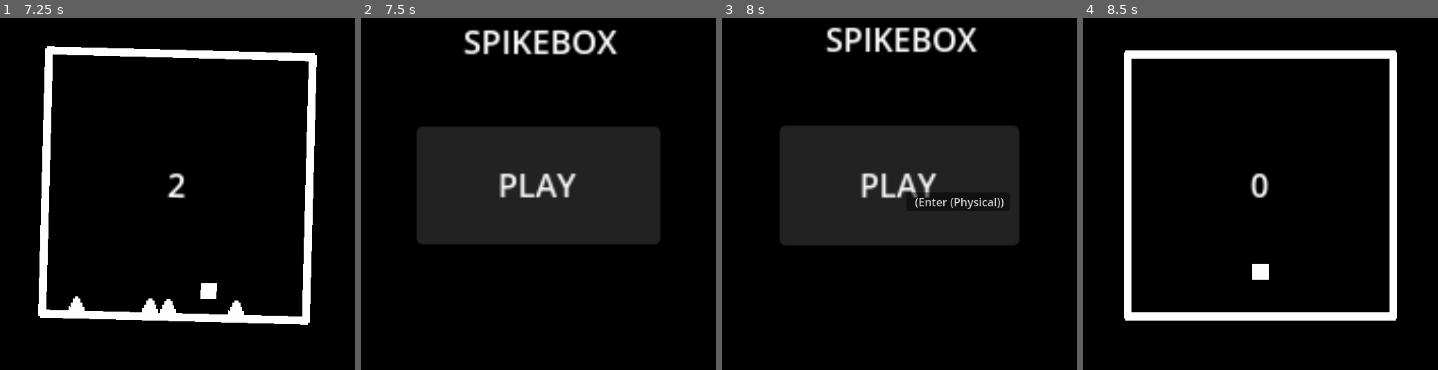
Above: before the commit, frames 1-4 (left to right).
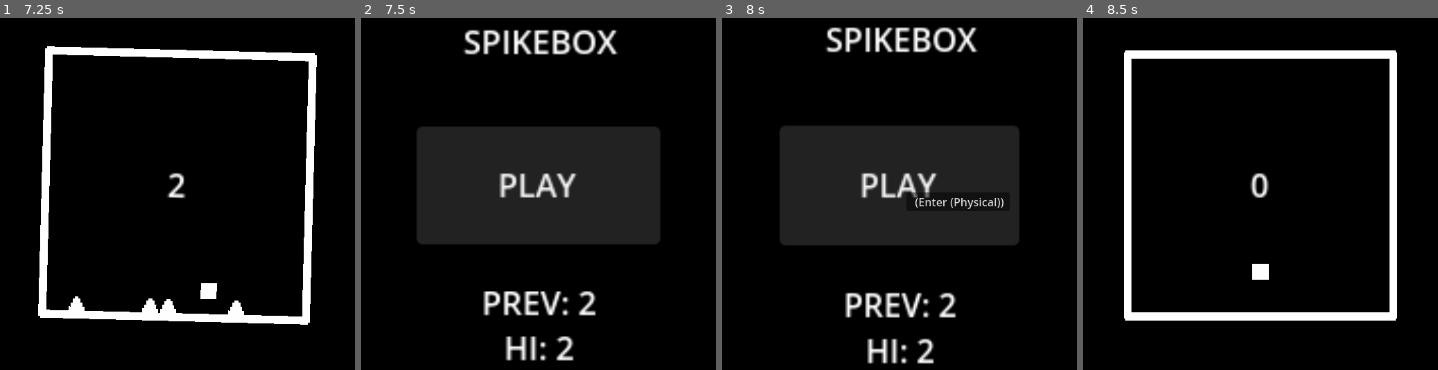
Above: after the commit, the same moments.

Repository: dairycultist/spikebox
Game: Godot game, scene res://scenes/title.tscn
The game is run twice, just before and just after one commit, with the same random seed, the same clock (stepped at 60 frames per second) and the same inputs.
Inputs:
- Up to frame 1 (7.25 s): click "PLAY" at 0.5 s; hold D (move_right) 1.28-2.03 s; tap Space (jump) at 1.52, 2.27, 3.77, 4.52, 5.27, 6.77 s; hold A (move_left) 2.03-2.78 s; hold D (move_right) 2.78-4.28 s; hold A (move_left) 4.28-6.53 s; hold D (move_right) from 6.53 s (still down)
- Up to frame 2 (7.5 s): keep holding D (move_right)
- Up to frame 3 (8 s): keep holding D (move_right); tap Space (jump) at 7.52 s
- Up to frame 4 (8.5 s): release D (move_right) at 8 s; click "PLAY" at 8 s

Frame 1 is identical in both runs. In frame 2, 2.1% of the frame differs, in the area x 34-67%, y 77-98%; in frame 3, 2.1%; in frame 4, nothing differs.

Commit message:
Display points on title

Diff:
--- /dev/null
+++ b/scenes/highscore_label.gd
@@ -0,0 +1,10 @@
+extends RichTextLabel
+
+func _ready():
+
+	if FileAccess.file_exists("user://points.txt"):
+
+		var load_file = FileAccess.open("user://points.txt", FileAccess.READ)
+
+		text += "PREV: " + load_file.get_line() + "\n"
+		text += "HI: " + load_file.get_line()
--- a/scenes/title.tscn
+++ b/scenes/title.tscn
@@ -1,6 +1,7 @@
-[gd_scene load_steps=5 format=3 uid="uid://c7q380rblht2e"]
+[gd_scene load_steps=6 format=3 uid="uid://c7q380rblht2e"]
 
 [ext_resource type="Script" uid="uid://df11855115q5a" path="res://camera.gd" id="1_4ignj"]
+[ext_resource type="Script" uid="uid://b7jh5dw0ldaxf" path="res://scenes/highscore_label.gd" id="1_p6dhs"]
 [ext_resource type="Script" uid="uid://cyvfkrxdwrufk" path="res://play_button.gd" id="2_wosw1"]
 
 [sub_resource type="InputEventAction" id="InputEventAction_4ignj"]
@@ -20,6 +21,15 @@
 horizontal_alignment = 1
 vertical_alignment = 1
 
+[node name="HighscoreLabel" type="RichTextLabel" parent="."]
+offset_left = -127.0
+offset_top = 36.0
+offset_right = 129.0
+offset_bottom = 106.0
+horizontal_alignment = 1
+vertical_alignment = 1
+script = ExtResource("1_p6dhs")
+
 [node name="Camera2D" type="Camera2D" parent="."]
 script = ExtResource("1_4ignj")
 
Not shown, added: scenes/highscore_label.gd.uid
